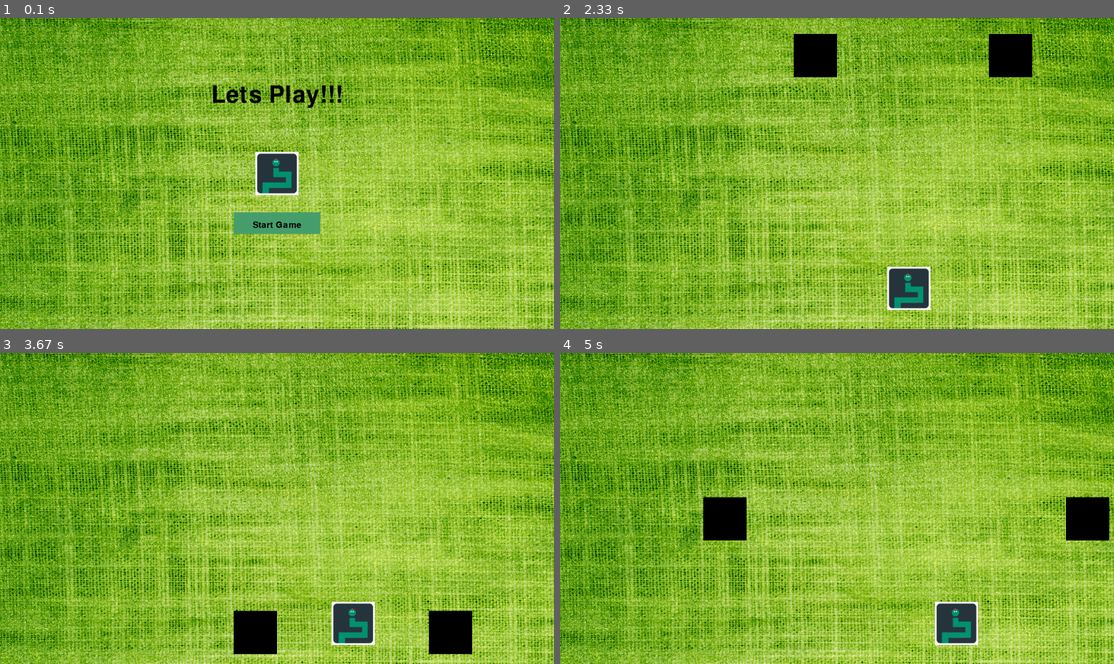
Above: before the commit, frames 1-4 (two rows, left to right).
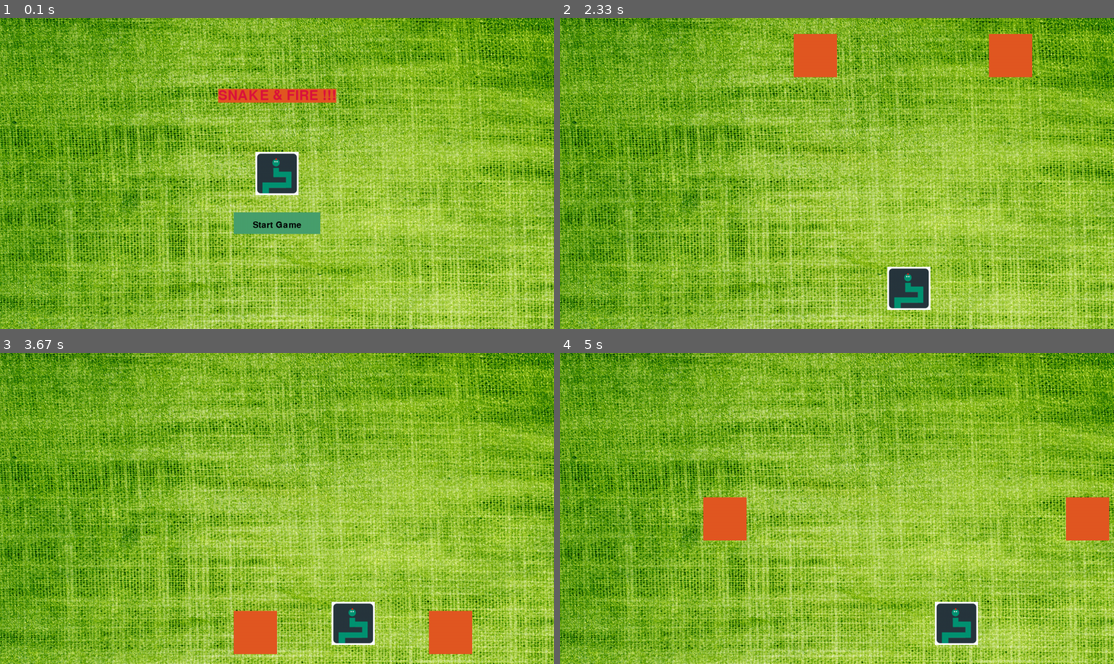
Above: after the commit, the same moments.

Repository: someshugar445/pygame_python
Game: pygame game, started from main.py
Same seed, same stepped clock (60 frames per second), same inputs: the game is played once before the commit and once after it.
Inputs (mouse positions are in pixels of both pictures, inside the frame that each line leads up to):
- Up to frame 1 (0.1 s): no input
- Up to frame 2 (2.33 s): click "Start Game" at 0.42 s; click "Start Game" at 0.77 s; hold Right 1-1.47 s; move the mouse to (1014, 164) at 1.03 s; hold Right 1.5-1.97 s; hold Left from 2 s (still down)
- Up to frame 3 (3.67 s): release Left at 2.53 s; hold Left 2.57-2.97 s; hold Right 3-3.63 s
- Up to frame 4 (5 s): hold Left 3.67-4.13 s; hold Right 4.17-4.63 s; hold Right from 4.67 s (still down)

The runs differ from the first frame. In frame 1, 1.1% of the frame differs, in the area x 38-62%, y 21-30%; in frame 2, 2.2%; in frame 3, 2.2%, in the area x 42-86%, y 82-97%; in frame 4, 2.2%.

Commit message:
changed title and colors

Diff:
--- a/main.py
+++ b/main.py
@@ -13,7 +13,8 @@
 pygame.display.set_caption('Snake Game')
 
 black = (0, 0, 0)
-brown = (230, 160, 98)
+# brown = (230, 160, 98)
+flame = (226, 88, 34)
 snake_width = 73
 red = (220,20,60)
 green = (72, 160, 110)
@@ -112,6 +113,8 @@
     gameDisplay.blit(background_image, [0, 0])
     logo = pygame.image.load(os.path.join("snake.png")).convert()
     logo_rect = logo.get_rect(center = gameDisplay.get_rect().center)
+    font = pygame.font.Font('freesansbold.ttf', 32)
+
     while intro:
         for event in pygame.event.get():
             # print(event)
@@ -120,10 +123,14 @@
                 quit()
 
         gameDisplay.blit(background_image, [0, 0])
-        largeText = pygame.font.SysFont("freesansbold.ttf", 80)
-        TextSurf, TextRect = text_objects("Lets Play!!!", largeText)
-        TextRect.center = ((display_width / 2), (display_height / 4))
-        gameDisplay.blit(TextSurf, TextRect)
+        # largeText = pygame.font.SysFont("freesansbold.ttf", 100)
+        # TextSurf, TextRect = text_objects("SNAKE & FIRE !!!", largeText)
+        # TextRect.center = ((display_width / 2), (display_height / 4))
+
+        title_text = font.render('SNAKE & FIRE !!!', True, red, flame)
+        textRect = title_text.get_rect()
+        textRect.center = ((display_width / 2), (display_height / 4))
+        gameDisplay.blit(title_text, textRect)
 
         button("Start", 540, 450, 200, 50, green, bright_green, game_loop)
         # button("Finish!!!", 550, 450, 100, 50, red, bright_red, quitgame)
@@ -180,8 +187,8 @@
 
         gameDisplay.blit(background_image, [0, 0])
 
-        things1(thing1_startx, thing_starty, thing_width, thing_height, black)
-        things2(thing2_startx, thing_starty, thing_width, thing_height, black)
+        things1(thing1_startx, thing_starty, thing_width, thing_height, flame)
+        things2(thing2_startx, thing_starty, thing_width, thing_height, flame)
         thing_starty += thing_speed
         snake(x, y)
 
